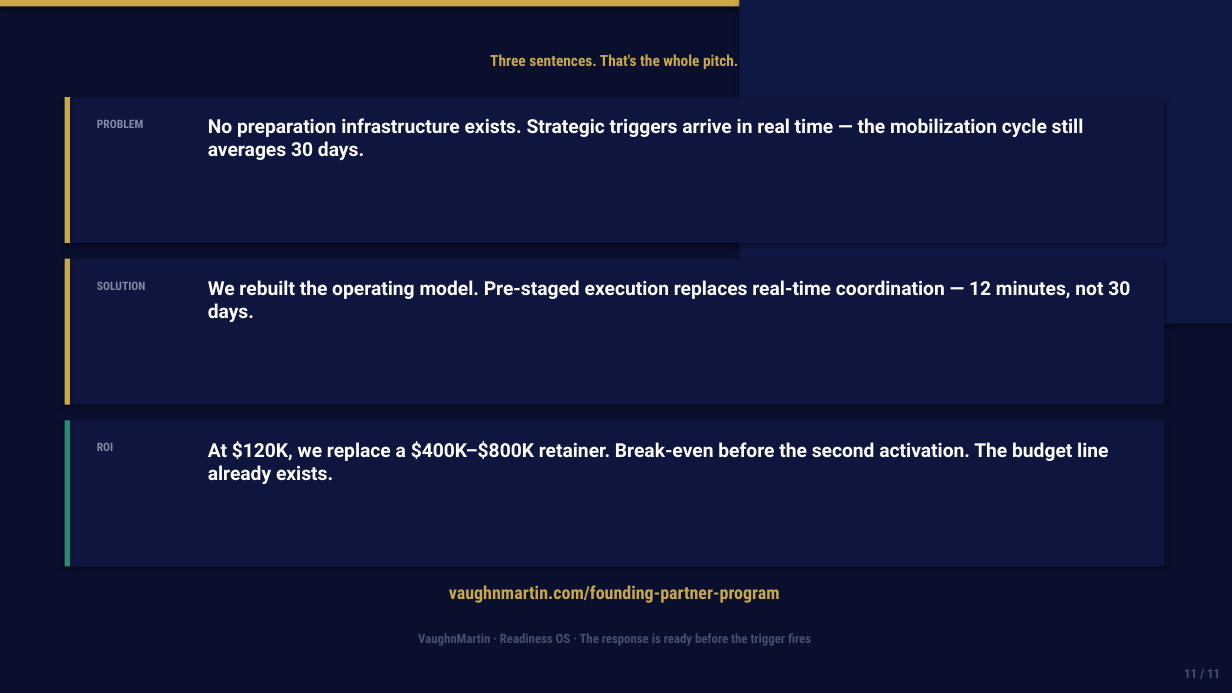
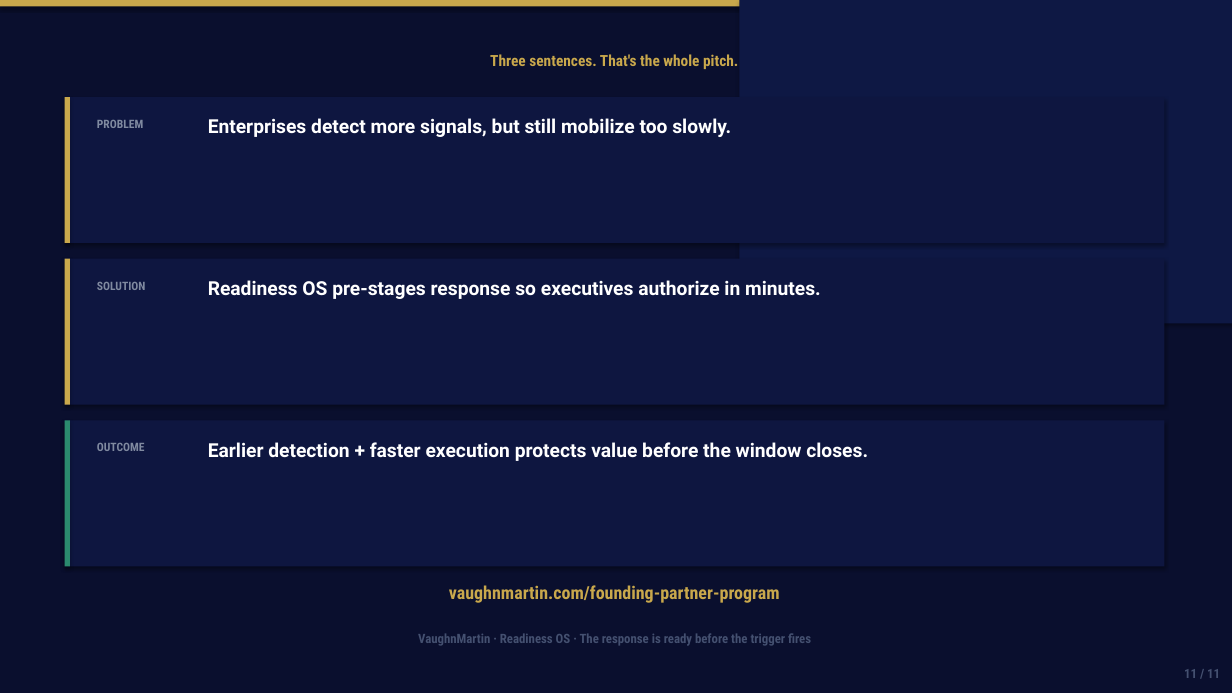
Before and after one commit to mbrunke18/CodePlatform1, a slide deck: slide 11 of attached_assets/VaughnMartin-Investor-Pitch-Deck.pptx. Drawn at 1232x693 pixels with LibreOffice and Linux fonts; fonts in the diff are those of the drawing. Boxes give left, top, right and bottom in pixels: in the first picture for what was removed or moved away, otherwise in the second. Text is boxed around its words. In the diff, an @@ line names an element or a change of style, - is before the commit and + after.

```diff
--- a/attached_assets/VaughnMartin-Investor-Pitch-Deck.pptx
+++ b/attached_assets/VaughnMartin-Investor-Pitch-Deck.pptx
@@ text at (208, 118, 731, 137): text changed @@
-No preparation infrastructure exists. Strategic triggers arrive in real time — the mobilization cycle still averages 30 days.
+Enterprises detect more signals, but still mobilize too slowly.
@@ text at (208, 280, 821, 299): text changed @@
-We rebuilt the operating model. Pre-staged execution replaces real-time coordination — 12 minutes, not 30 days.
+Readiness OS pre-stages response so executives authorize in minutes.
@@ text at (97, 443, 145, 451): text changed @@
-ROI
+OUTCOME
@@ text at (208, 442, 868, 461): text changed @@
-At $120K, we replace a $400K–$800K retainer. Break-even before the second activation. The budget line already exists.
+Earlier detection + faster execution protects value before the window closes.
```
Also in this commit, not shown: 2 other slides changed, 8 other files.
